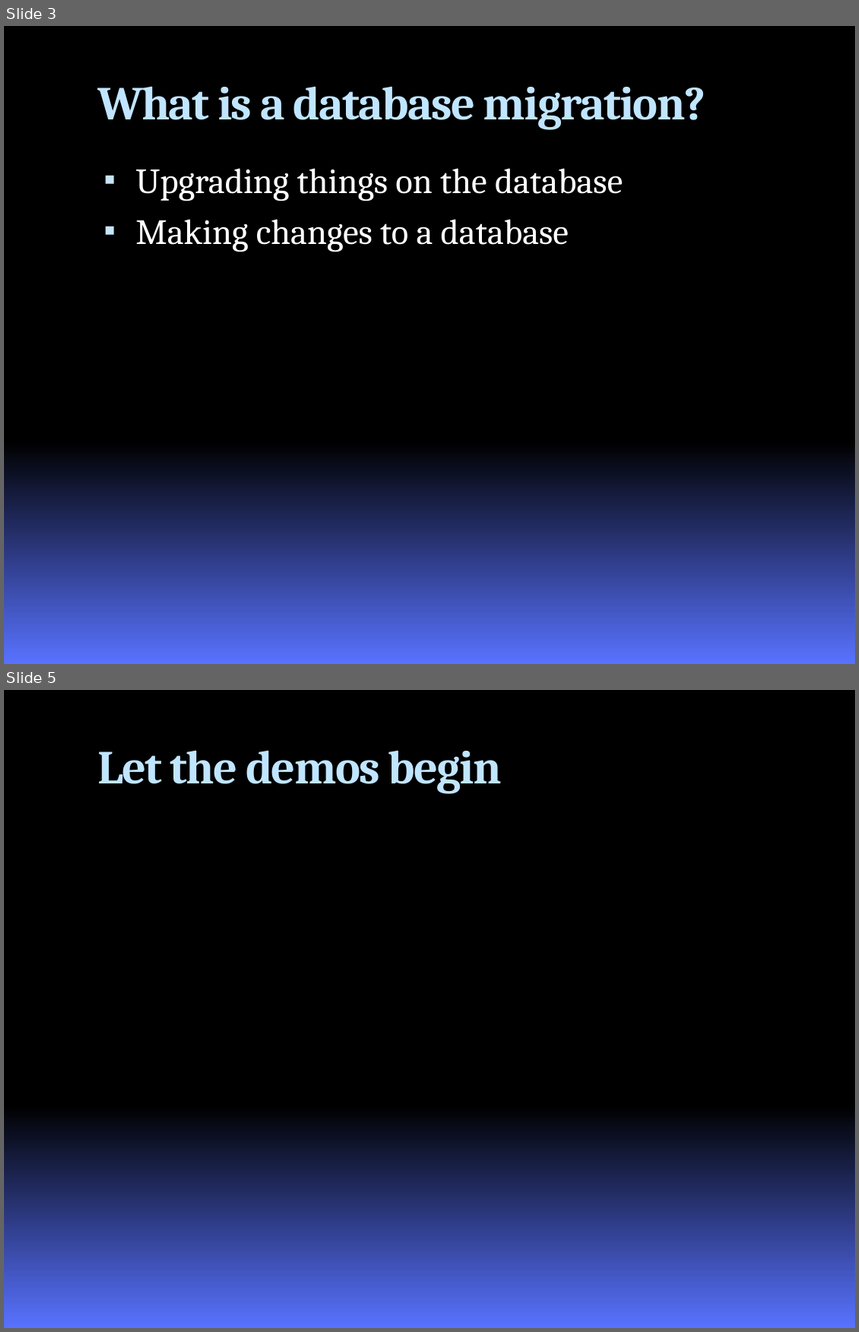
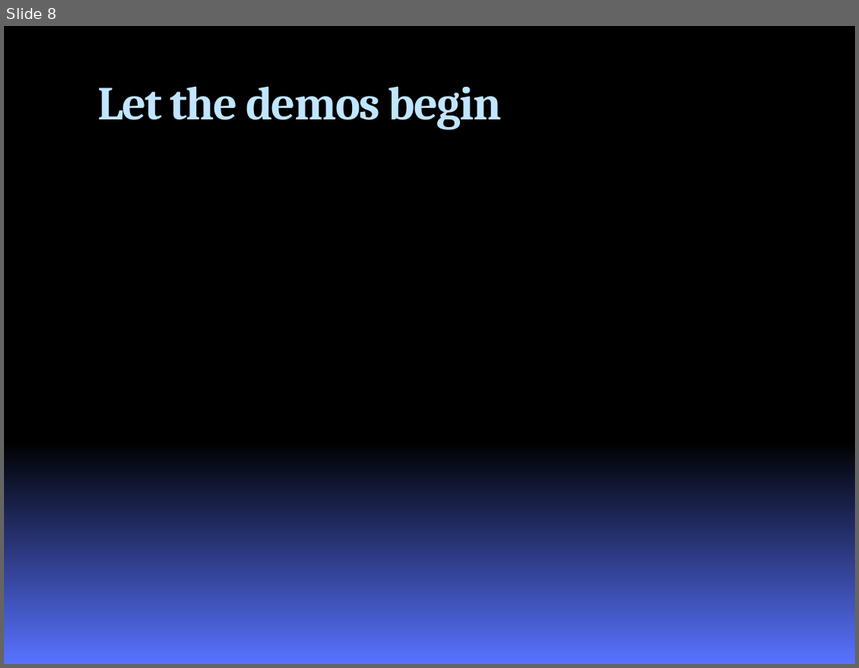
Before and after one commit to google-code-export/roundhouse, a slide deck: docs/RoundhousEPresentation.pptx. Shown one above the other, each under a label of ours: slides 3 and 5 before the commit, slide 8 after it; the slides between them are not shown. The pictures are 859x1332 and 859x668 pixels, drawn with LibreOffice and Linux fonts; fonts in the diff are those of the drawing; background and template pictures are left out. Boxes give left, top, right and bottom in pixels: in the first picture for what was removed or moved away, otherwise in the second. Text is boxed around its words. In the diff, an @@ line names an element or a change of style, - is before the commit and + after.

```diff
--- a/docs/RoundhousEPresentation.pptx
+++ b/docs/RoundhousEPresentation.pptx
@@ slide 3 removed at (4,26,855,664), background gradient #000000 to #5972FF @@
@@ title removed at (97,86,706,130) @@
-What is a database migration?
@@ text removed at (135,168,623,252) @@
-▪ Upgrading things on the database
-▪ Making changes to a database
@@ what was slide 5 is now slide 8 @@
```
Also in this commit, not shown: 4 slides changed, 4 slides added, 19 other files.
